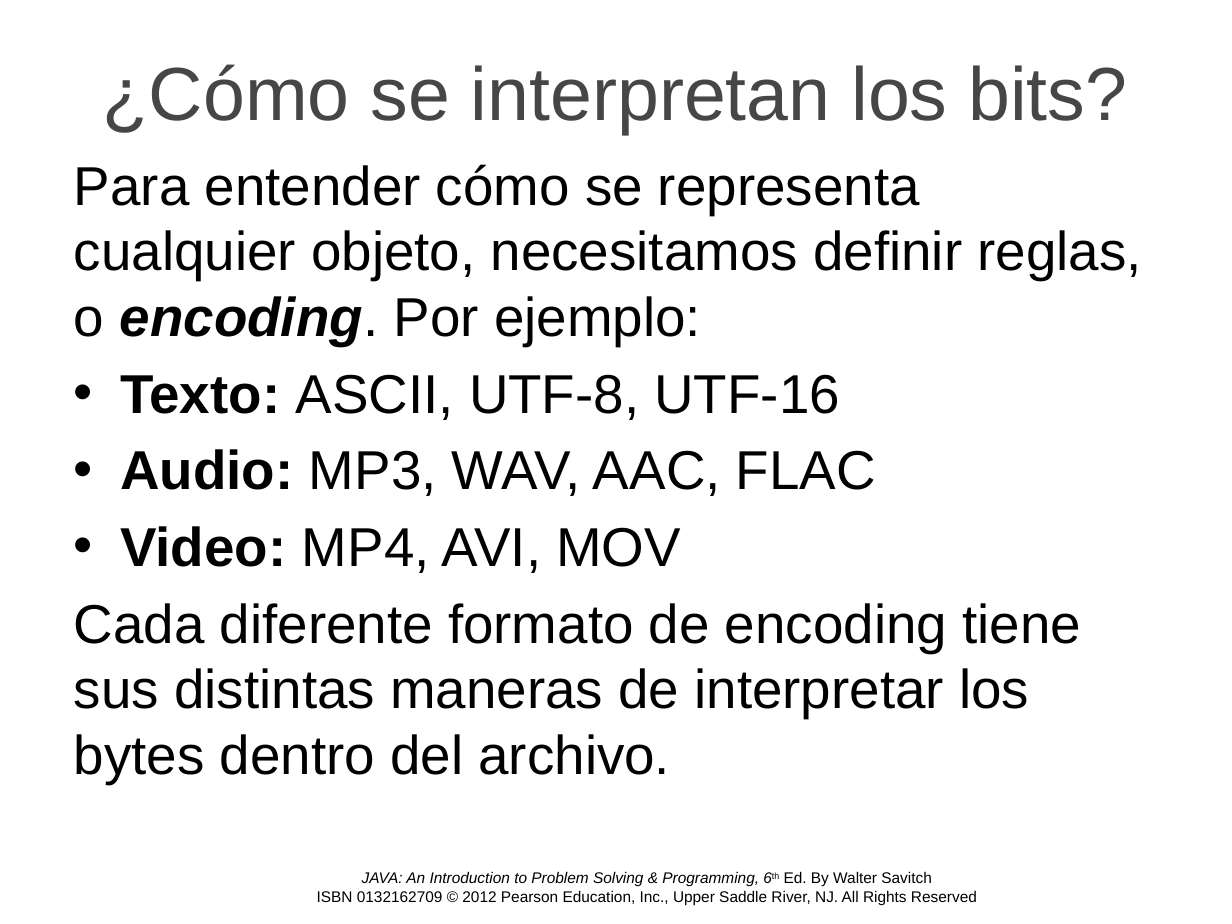
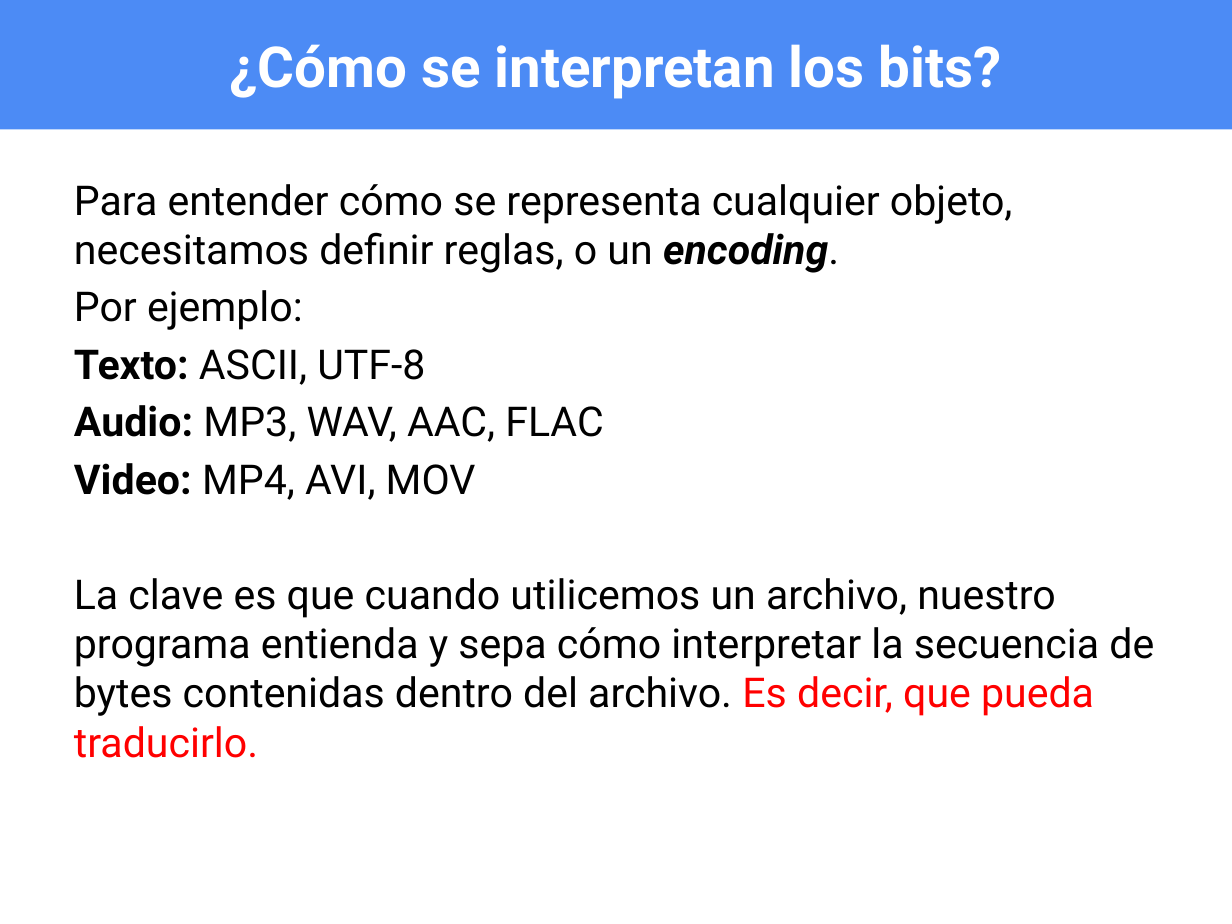
Before and after one commit to OMardil/INFO2, a slide deck: slide 5 of MOD13_Archivos_IO/01 Presentacion/INFO2_MOD13-Archivos_IO.pptx (slide 6 before the commit). Drawn at 1232x924 pixels with LibreOffice and Linux fonts; fonts in the diff are those of the drawing; background and template pictures are left out. Boxes give left, top, right and bottom in pixels: in the first picture for what was removed or moved away, otherwise in the second. Text is boxed around its words. In the diff, an @@ line names an element or a change of style, - is before the commit and + after.

```diff
--- a/MOD13_Archivos_IO/01 Presentacion/INFO2_MOD13-Archivos_IO.pptx
+++ b/MOD13_Archivos_IO/01 Presentacion/INFO2_MOD13-Archivos_IO.pptx
@@ title "¿Cómo se interpretan los bits?": place and size @@
-title "¿Cómo se interpretan los bits?" at (103,64,1127,135)
+title "¿Cómo se interpretan los bits?" at (0,0,1232,129)
@@ title "¿Cómo se interpretan los bits?" at (0,0,1232,129): size 44 to 33 pt, font Arial to Roboto, text colour #464646 to #FFFFFF, bold on; fill none to #4C8BF5 @@
@@ text "Para entender cómo se representa ...": place and size @@
-text "Para entender cómo se representa ..." at (74,164,1141,784)
+text "Para entender cómo se representa ..." at (74,184,1154,758)
@@ text at (74,184,1013,385): text changed; size 32 to 24 pt; font Arial to Roboto @@
-Para entender cómo se representa cualquier objeto, necesitamos definir reglas, o encoding. Por ejemplo:
-• Texto: ASCII, UTF-8, UTF-16
+Para entender cómo se representa cualquier objeto, necesitamos definir reglas, o un encoding.
+Por ejemplo:
+Texto: ASCII, UTF-8
@@ text at (74,405,603,500): size 32 to 24 pt, font Arial to Roboto in "Audio: MP3, WAV, AAC, FLAC", "Video: MP4, AVI, MOV"; bullet • to none; less space between paragraphs @@
@@ text at (74,578,1154,758): text changed; size 32 to 24 pt; font Arial to Roboto @@
-Cada diferente formato de encoding tiene sus distintas maneras de interpretar los bytes dentro del archivo.
+La clave es que cuando utilicemos un archivo, nuestro programa entienda y sepa cómo interpretar la secuencia de bytes contenidas dentro del archivo. Es decir, que pueda traducirlo.
@@ text removed at (317,871,977,905) @@
-JAVA: An Introduction to Problem Solving & Programming, 6th Ed. By Walter Savitch
-ISBN 0132162709 © 2012 Pearson Education, Inc., Upper Saddle River, NJ. All Rights Reserved
```
Also in this commit, not shown: 28 other slides changed, 16 slides added, 12 slides removed, 15 other files.
